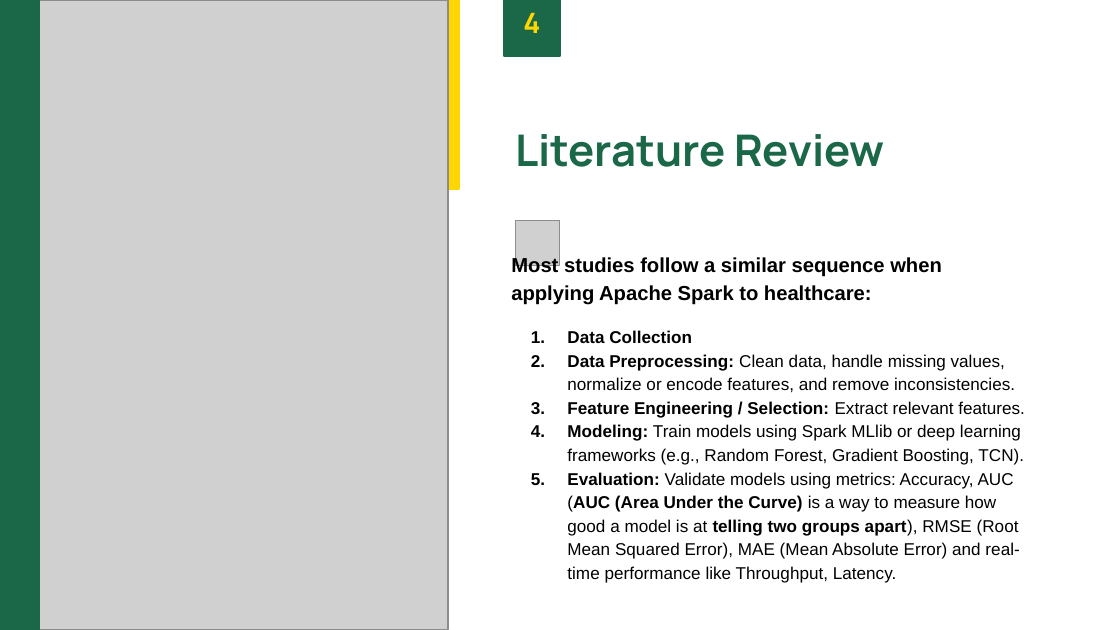
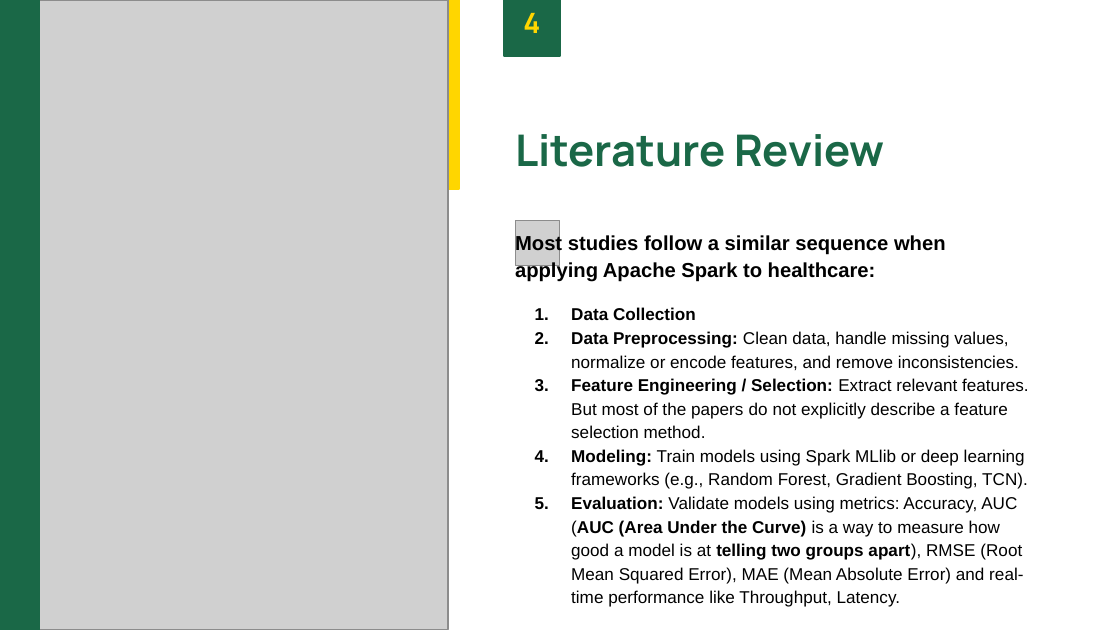
Before and after one commit to be-great/Big_Data_Analytics_in_Healthcare, a slide deck: slide 6 of Bigdata.pptx. Drawn at 1120x630 pixels with LibreOffice and Linux fonts; fonts in the diff are those of the drawing; grey boxes stand for pictures. Boxes give left, top, right and bottom in pixels: in the first picture for what was removed or moved away, otherwise in the second. Text is boxed around its words. In the diff, an @@ line names an element or a change of style, - is before the commit and + after.

```diff
--- a/Bigdata.pptx
+++ b/Bigdata.pptx
@@ text "Most studies follow a similar ...": place and size @@
-text "Most studies follow a similar ..." at box(511, 257, 1025, 583)
+text "Most studies follow a similar ..." at box(515, 234, 1029, 607)
@@ text at box(571, 378, 1029, 438): text changed; bold off @@
-3. Feature Engineering / Selection: Extract relevant features.
+3. Feature Engineering / Selection: Extract relevant features. But most of the papers do not explicitly describe a feature selection method.
```
Also in this commit, not shown: 4 other slides changed, 1 other file.
